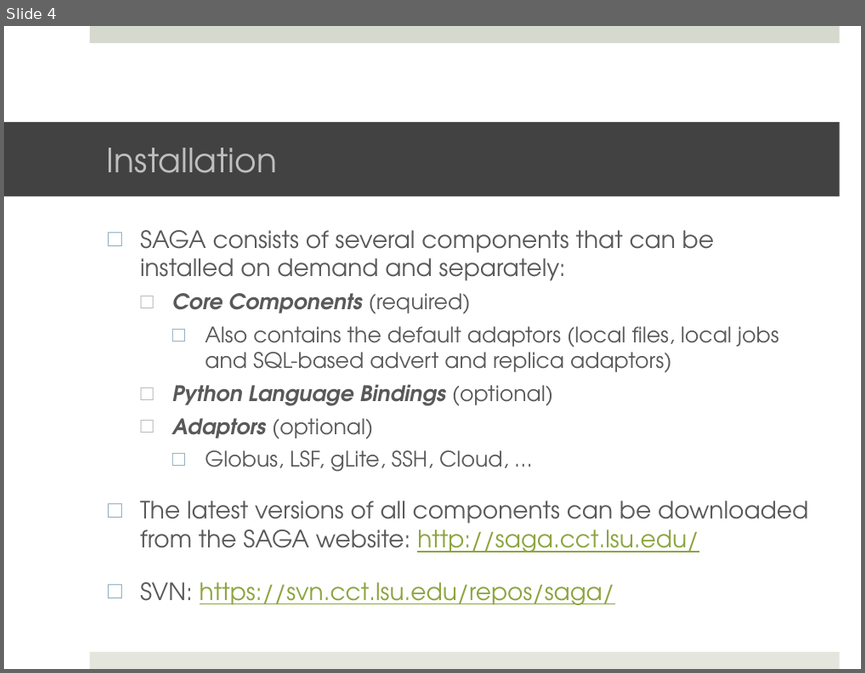
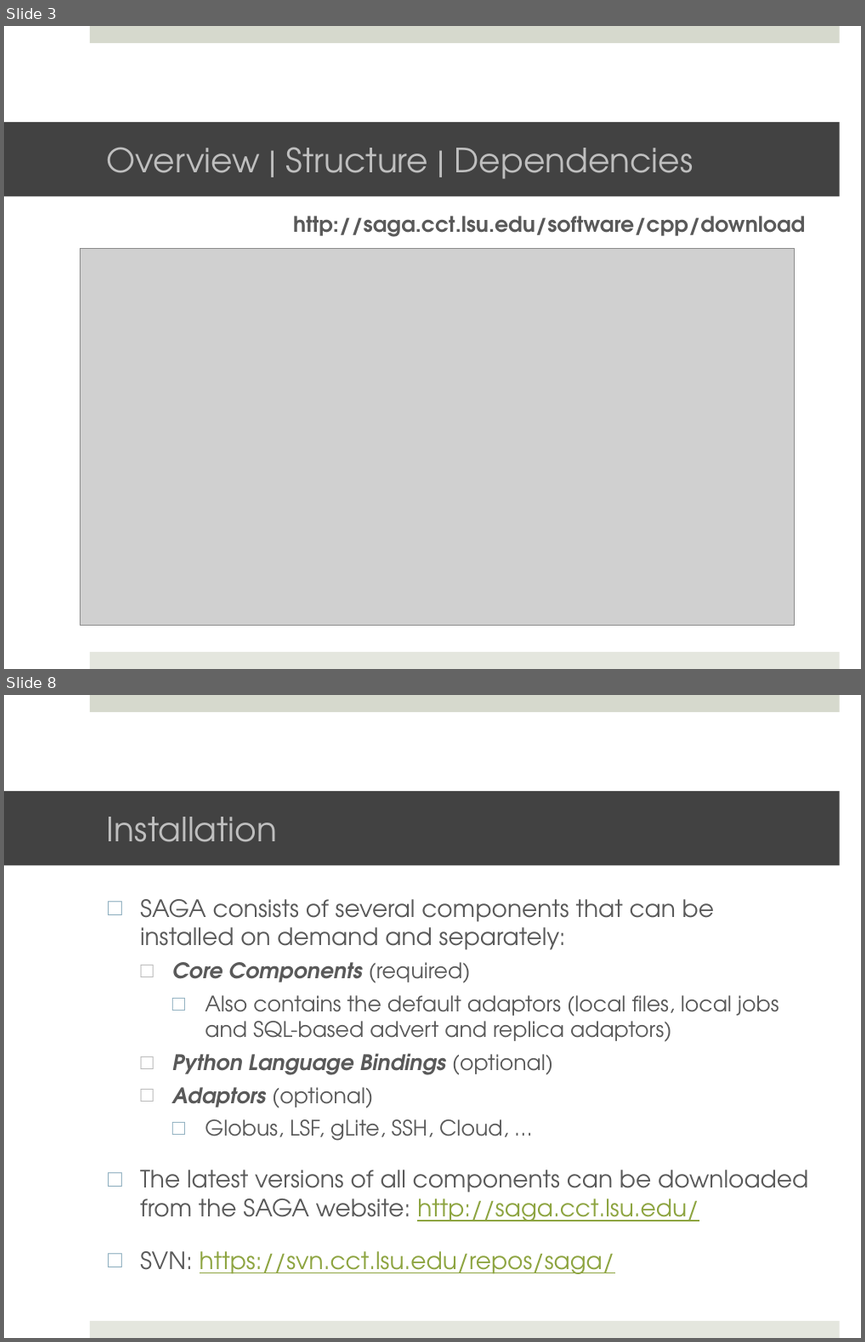
Before and after one commit to saga-project/saga-cpp-legacy-projects, a slide deck: tutorial/general_tutorial/Installation.pptx. Shown one above the other, each under a label of ours: slide 4 before the commit, slides 3 and 8 after it; the slides between them are not shown. The pictures are 865x673 and 865x1342 pixels, drawn with LibreOffice and Linux fonts; fonts in the diff are those of the drawing; grey boxes stand for pictures; background and template pictures are left out. Boxes give left, top, right and bottom in pixels: in the first picture for what was removed or moved away, otherwise in the second. Text is boxed around its words. In the diff, an @@ line names an element or a change of style, - is before the commit and + after.

```diff
--- a/tutorial/general_tutorial/Installation.pptx
+++ b/tutorial/general_tutorial/Installation.pptx
@@ slide 3 added at bbox=[4, 26, 861, 669], background #FFFFFF; not listed: 2 template elements that a slide beside it also shows @@
@@ title added at bbox=[4, 122, 840, 197], fill #424242, 28 pt, text #BFBFBF @@
+Overview | Structure | Dependencies
@@ text added at bbox=[293, 216, 805, 237], 18 pt, text #595959, bold @@
+http://saga.cct.lsu.edu/software/cpp/download
@@ picture added at bbox=[80, 248, 794, 625] @@
@@ what was slide 4 is now slide 8 @@
```
Also in this commit, not shown: 1 slide changed, 4 other slides added, 1 slide removed.
